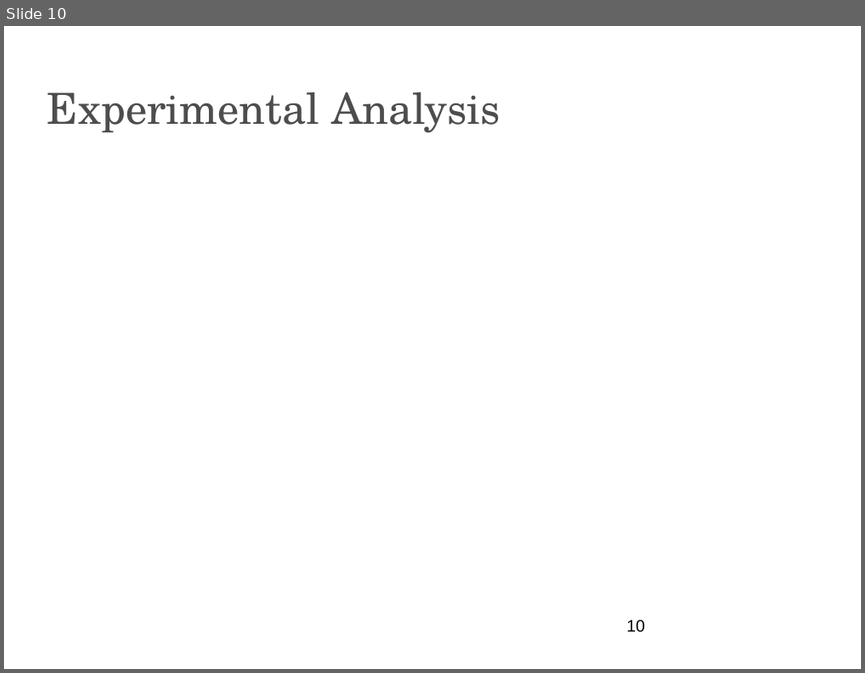
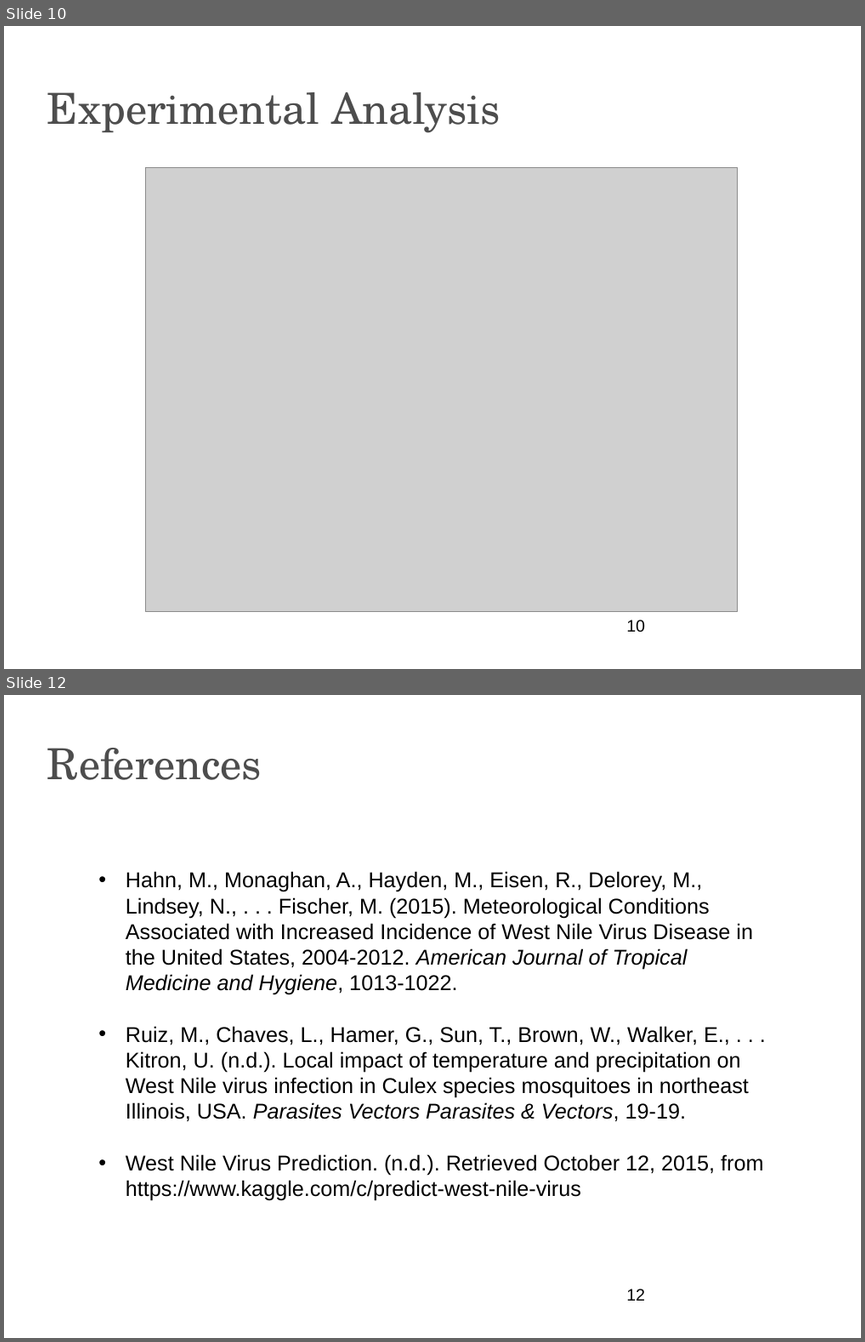
Before and after one commit to apnorton/ml-project, a slide deck: presentation/cs6316-PresentationTemplate.pptx. Shown one above the other, each under a label of ours: slide 10 before the commit, slides 10 and 12 after it; the slides between them are not shown. The pictures are 865x673 and 865x1342 pixels, drawn with LibreOffice and Linux fonts; fonts in the diff are those of the drawing; grey boxes stand for pictures; background and template pictures are left out. Boxes give left, top, right and bottom in pixels: in the first picture for what was removed or moved away, otherwise in the second. Text is boxed around its words. In the diff, an @@ line names an element or a change of style, - is before the commit and + after.

```diff
--- a/presentation/cs6316-PresentationTemplate.pptx
+++ b/presentation/cs6316-PresentationTemplate.pptx
@@ slide 12 added at [4, 695, 861, 1338], background picture (left out) @@
@@ text added at [47, 748, 262, 780], 36 pt, text #4D4D4D @@
+References
@@ text added at [126, 871, 763, 1201], 18 pt, text #000000 @@
+• Hahn, M., Monaghan, A., Hayden, M., Eisen, R., Delorey, M., Lindsey, N., . . . Fischer, M. (2015). Meteorological Conditions Associated with Increased Incidence of West Nile Virus Disease in the United States, 2004-2012. American Journal of Tropical Medicine and Hygiene, 1013-1022.
+• Ruiz, M., Chaves, L., Hamer, G., Sun, T., Brown, W., Walker, E., . . . Kitron, U. (n.d.). Local impact of temperature and precipitation on West Nile virus infection in Culex species mosquitoes in northeast Illinois, USA. Parasites Vectors Parasites & Vectors, 19-19.
+• West Nile Virus Prediction. (n.d.). Retrieved October 12, 2015, from https://www.kaggle.com/c/predict-west-nile-virus
@@ page number added at [626, 1288, 645, 1300], 14 pt, text #000000 @@
+12
@@ slide 10 changed as well @@
@@ picture added at [145, 167, 738, 611] @@
```
Also in this commit, not shown: 5 other slides changed, 5 other slides added, 6 slides removed, 1 other file.
